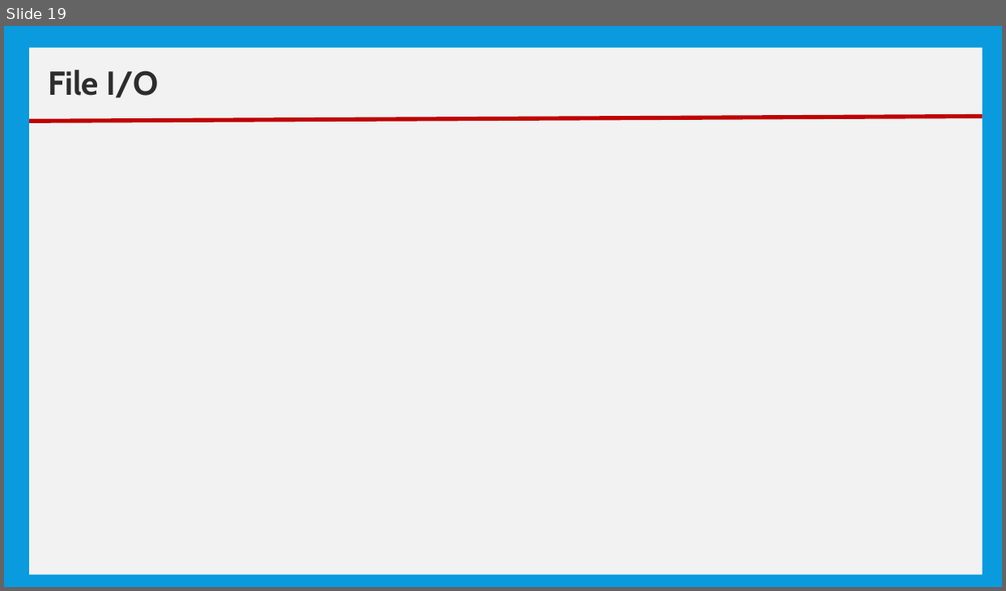
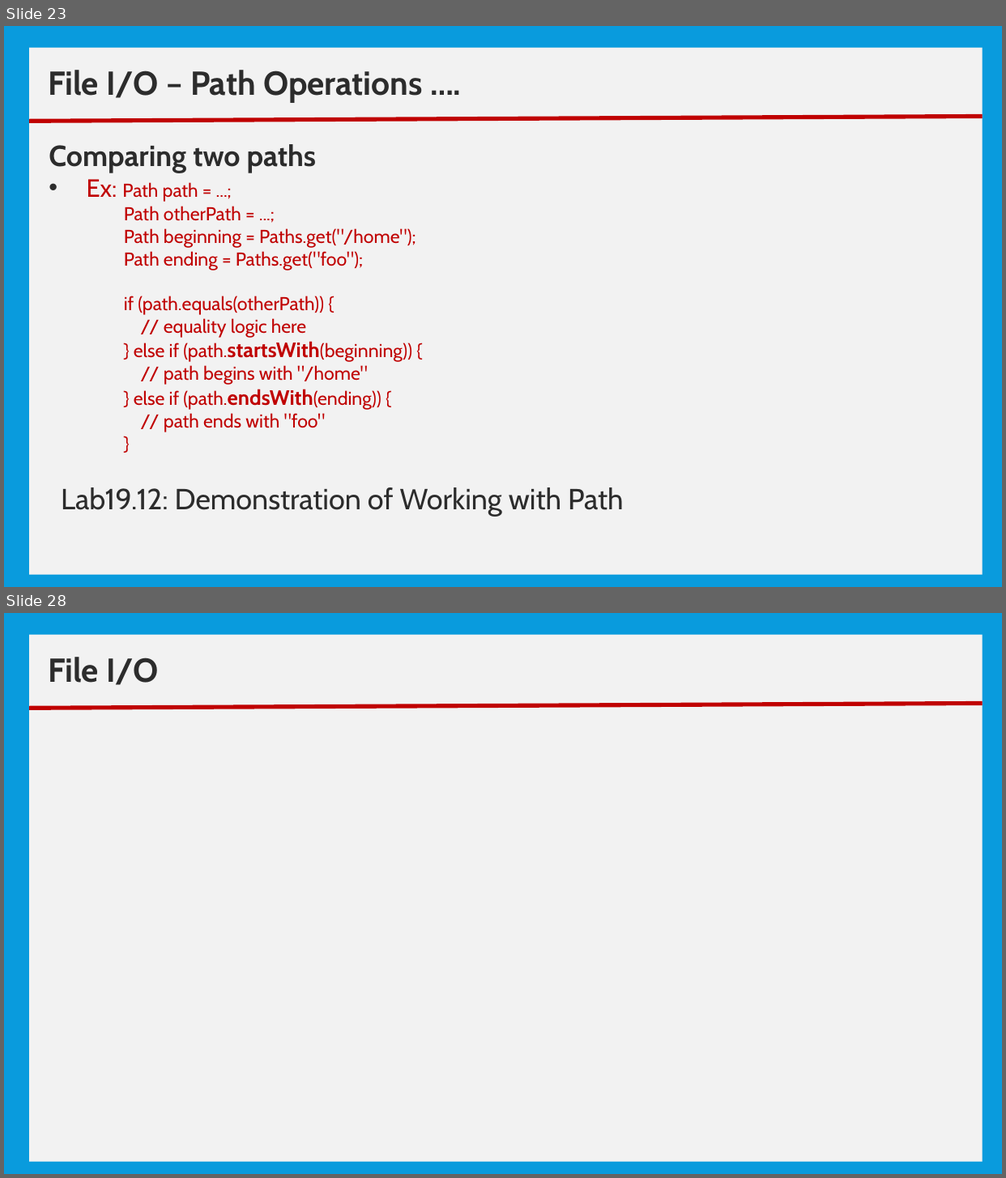
Before and after one commit to nmsgit1234/TechnicalDocs, a slide deck: training/core_java/10_Basic IO.pptx. Shown one above the other, each under a label of ours: slide 19 before the commit, slides 23 and 28 after it; the slides between them are not shown. The pictures are 1006x591 and 1006x1178 pixels, drawn with LibreOffice and Linux fonts; fonts in the diff are those of the drawing. Boxes give left, top, right and bottom in pixels: in the first picture for what was removed or moved away, otherwise in the second. Text is boxed around its words. In the diff, an @@ line names an element or a change of style, - is before the commit and + after.

```diff
--- a/training/core_java/10_Basic IO.pptx
+++ b/training/core_java/10_Basic IO.pptx
@@ slide 23 added at (4,26,1002,587), background #099BDD @@
@@ rectangle added at (29,48,982,575), fill #F2F2F2 @@
@@ text added at (48,70,423,102), 32 pt, text #2C2C2C, bold @@
+File I/O – Path Operations ….
@@ line added from (29, 121) to (982, 117), #C00000 4 pt @@
@@ text added at (49,144,415,433), 18 pt, text #C00000 @@
+Comparing two paths
+• Ex: Path path = ...;
+    Path otherPath = ...;
+    Path beginning = Paths.get("/home");
+    Path ending = Paths.get("foo");
+    if (path.equals(otherPath)) {
+    // equality logic here
+    } else if (path.startsWith(beginning)) {
+    // path begins with "/home"
+    } else if (path.endsWith(ending)) {
+    // path ends with "foo"
+    }
@@ text added at (61,488,623,517), 28 pt, text #2C2C2C @@
+Lab19.12: Demonstration of Working with Path
@@ what was slide 19 is now slide 28 @@
```
Also in this commit, not shown: 1 slide changed, 8 other slides added, 3 other files.
